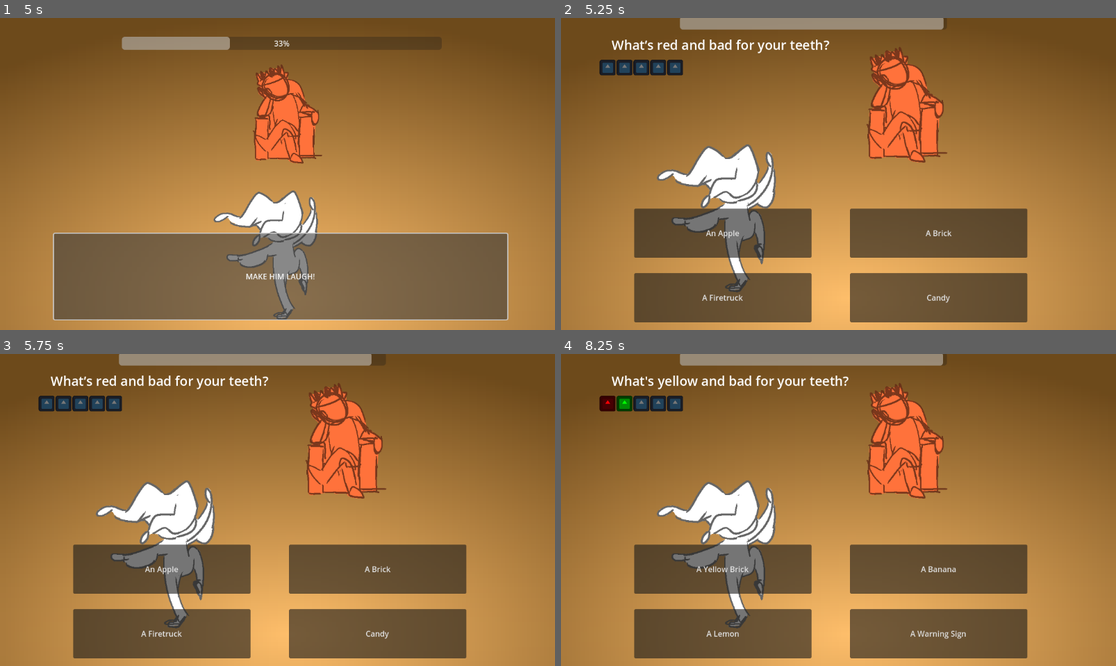
Above: before the commit, frames 1-4 (two rows, left to right).
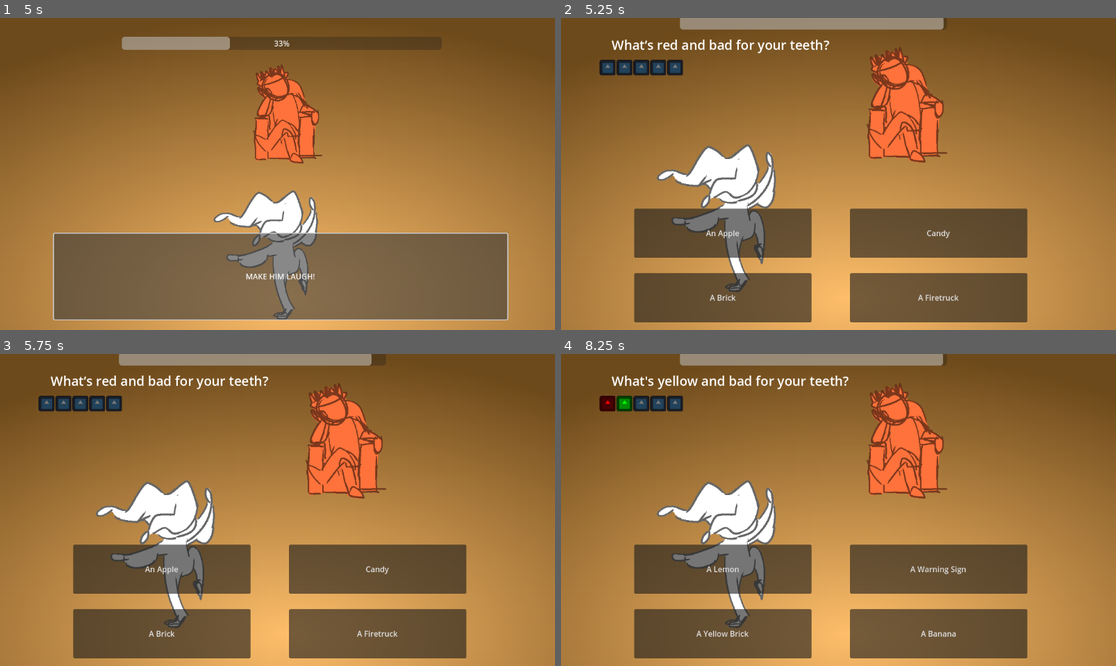
Above: after the commit, the same moments.

Repository: S1lv3rn/GGJ2024
Game: Godot game, scene res://main_menu.tscn
Two runs of this game, one before a commit and one after it. Both use one fixed random seed, a clock stepped at 60 frames per second and the inputs below. The engine's default icon, where the game draws it, is replaced by a stand-in: a white triangle on a blue panel in a dark square.
Inputs:
- Up to frame 1 (5 s): click "Play Game" at 0.5 s; click "(click to advance)" at 1.25 s; click "You got summoned to the COURT…" at 2 s; click "To save your head you gotta..." at 2.75 s; click "MAKE" at 3.5 s; click "MAKE HIM" at 4.25 s
- Up to frame 2 (5.25 s): click "MAKE HIM LAUGH!" at 5 s
- Up to frame 3 (5.75 s): no input
- Up to frame 4 (8.25 s): click "An Apple" at 5.75 s; click "Next Question" at 6.5 s; click "A Brick" at 7.25 s; click "Next Question" at 8 s

Frame 1 is identical in both runs. In frame 2, 0.2% of the frame differs, in the area x 25-72%, y 67-92%; in frame 3, 0.2%; in frame 4, 0.5%, in the area x 24-73%, y 67-92%.

Commit message:
Less hacky way to determine correct answer

Diff:
--- a/joke_mini_game.gd
+++ b/joke_mini_game.gd
@@ -15,6 +15,7 @@
 				 "What's blue and bad for your teeth?","What's brown and sticky",
 				 "What's brown and bad for your teeth?"]
 var possibleAnswers = []
+var questionToAnswer
 
 func _ready():
 	%clownmusic.play()
@@ -47,7 +48,7 @@
 func check_answer(answer):
 	%Timer.stop()
 	%TimeBar.visible = false
-	var isRight = answer in answers
+	var isRight = answer == questionToAnswer[kingQ]
 	var reply
 
 	%Button2.visible = false
@@ -117,12 +118,12 @@
 	%NextButton.visible = true
 
 func setUpQuestions():
-	#var questionToAnswer = {"What’s red and bad for your teeth?": "A Brick",
-							#"What's yellow and bad for your teeth?":"A Yellow Brick",
-							#"What's blue and bad for your teeth?":"A Blue Brick",
-							#"What's brown and sticky": "A stick",
-							#"What's brown and bad for your teeth?":"A Brick"
-							#}
+	questionToAnswer = {"What’s red and bad for your teeth?": "A Brick",
+							"What's yellow and bad for your teeth?":"A Yellow Brick",
+							"What's blue and bad for your teeth?":"A Blue Brick",
+							"What's brown and sticky": "A stick",
+							"What's brown and bad for your teeth?":"A Brick"
+							}
 	#
 	var redAnswers = ["An Apple", "A Brick", "A Firetruck", "Candy"]
 	var yellowAnswers = ["A Yellow Brick", "A Banana", "A Lemon", "A Warning Sign"]
@@ -130,4 +131,9 @@
 	var stickAnswers = ["A Stick", "A Tree", "A Sticky Brick", "Toffee"]
 	var brownAnswers = ["A Stick", "A Brick", "Toffee", "Coffee"]
 
+	redAnswers.shuffle()
+	yellowAnswers.shuffle()
+	blueAnswers.shuffle()
+	stickAnswers.shuffle()
+	brownAnswers.shuffle()
 	possibleAnswers = [redAnswers, yellowAnswers, blueAnswers, stickAnswers, brownAnswers]
